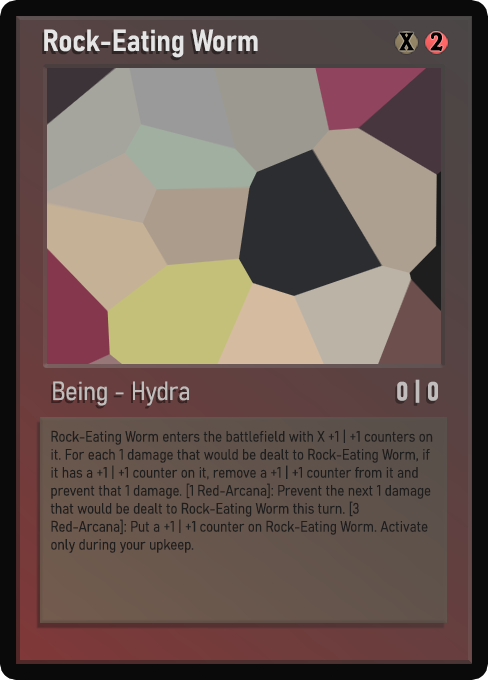
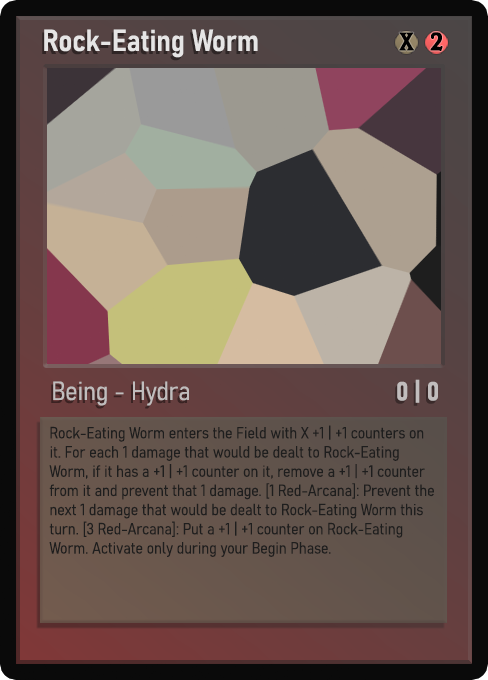
Comparing the layer stacks of the two 488×680 images. Changes:
renamed "Desc_smaller" to "Desc_small", hid it, moved it above "Desc_smaller", painted on it over <box>50,425,433,557</box>
renamed "Desc_small" to "Desc_smaller", showed it, painted on it over <box>49,425,434,557</box>
